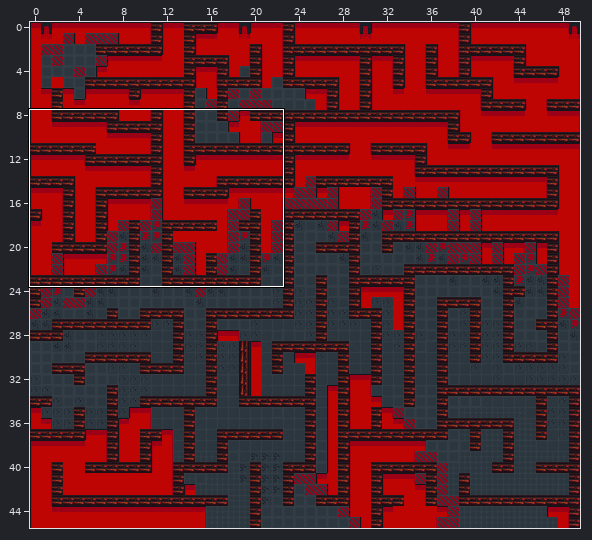
Level history. Tiled map: mapa/map.tmx. The picture above shows the old version from afar; the outline marks the close-up.
Close-up. First the earlier version:
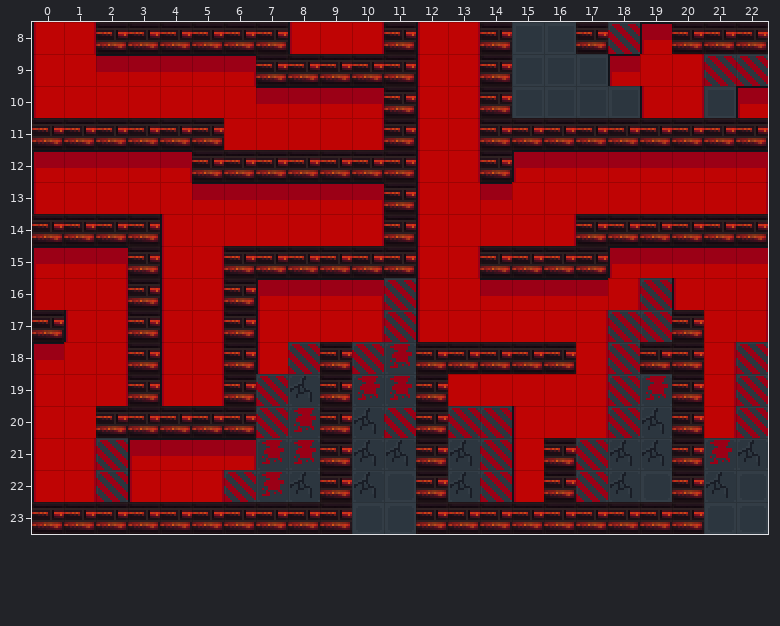
Cells are 16x16 px. Shown: x 0..22, y 8..23.
Once edited:
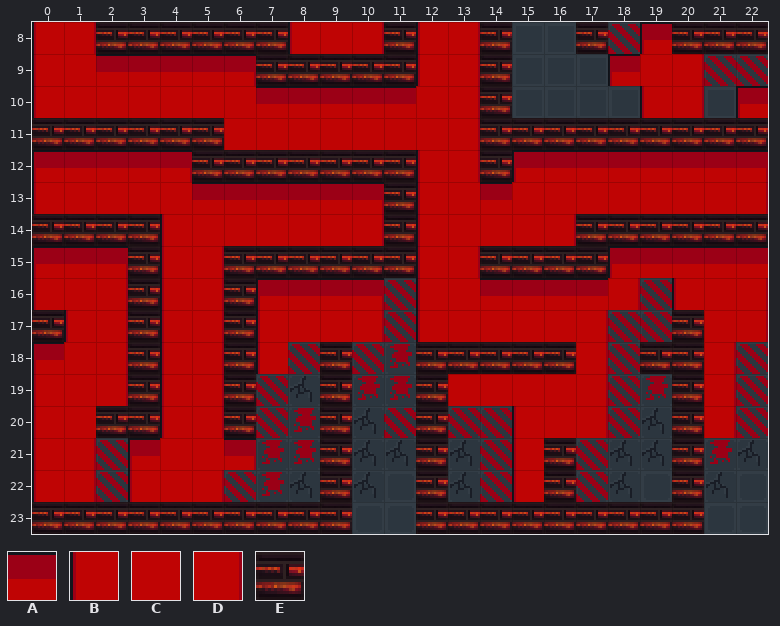
Key: from "base": A 91, B 109, C 110, D 111; from "lava": E 0.
_ is an empty cell, . an unchanged one.
The exact change:
--- layer "parede básica"
@@ x 10..12 @@
-10 _E_
-11 _E_
+10 AAC
+11 CCC
@@ x 4..5 @@
-20 EE
-21 __
+20 BD
+21 CC
Changed places in both close-ups, as pixel boxes (x1, y1, x2, y2):
changed: (382, 86, 420, 150)
changed: (160, 406, 224, 456)
